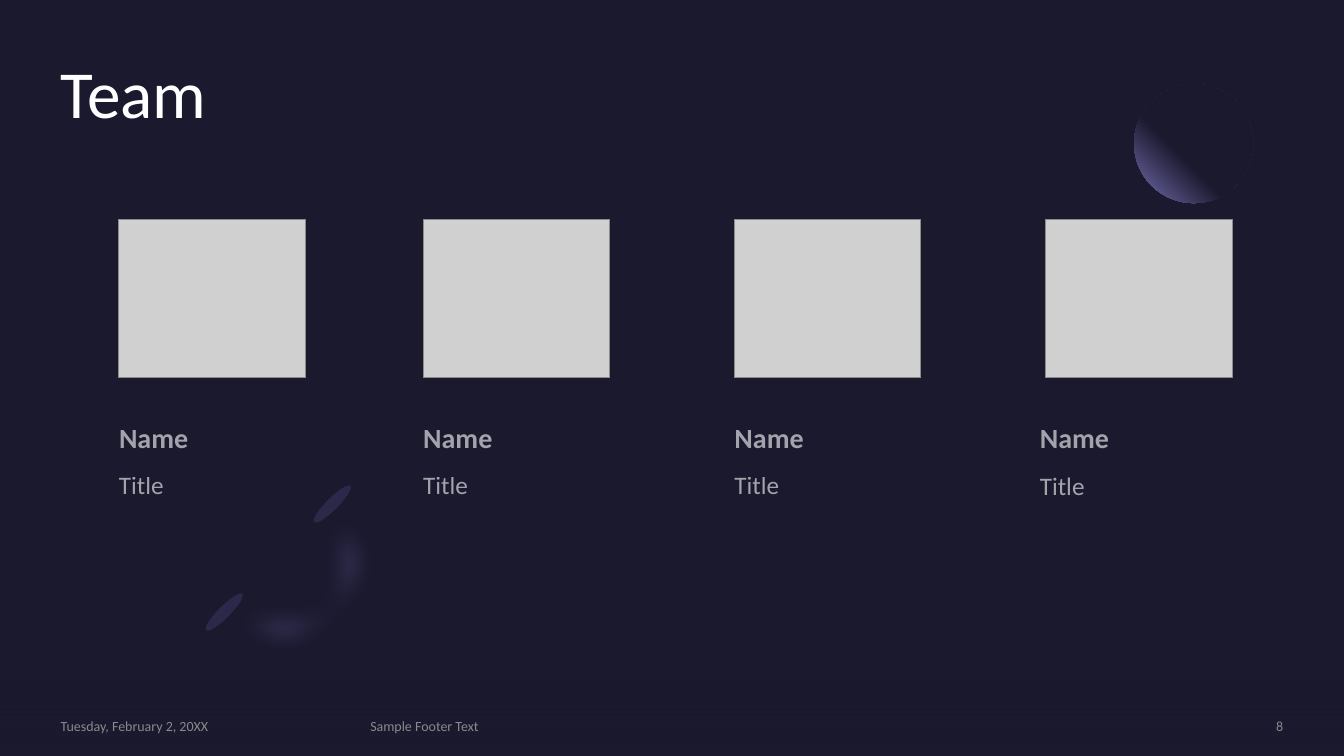
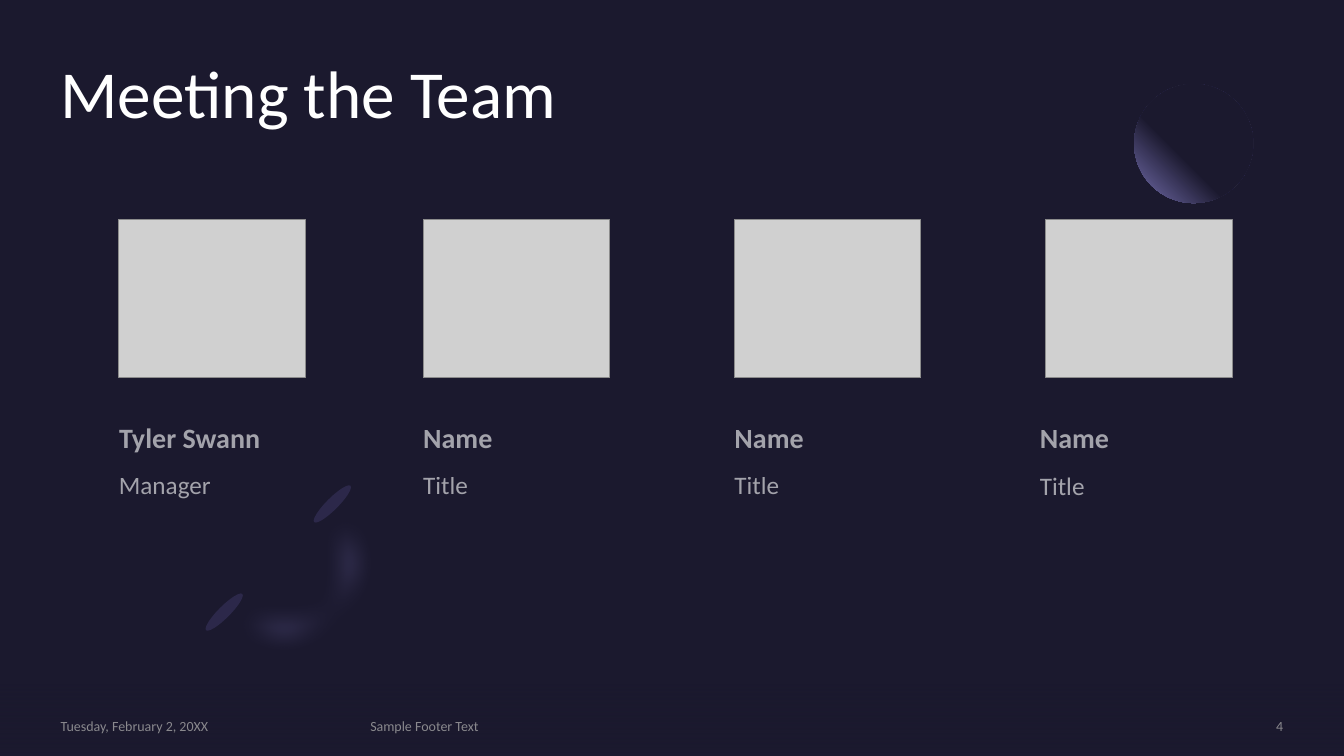
Before and after one commit to MonashDeepNeuron/HPP, a slide deck: slide 4 of content/week0/slides/week0.pptx (slide 8 before the commit). Drawn at 1344x756 pixels with LibreOffice and Linux fonts; fonts in the diff are those of the drawing; grey boxes stand for pictures. Boxes give left, top, right and bottom in pixels: in the first picture for what was removed or moved away, otherwise in the second. Text is boxed around its words. In the diff, an @@ line names an element or a change of style, - is before the commit and + after.

```diff
--- a/content/week0/slides/week0.pptx
+++ b/content/week0/slides/week0.pptx
@@ title at [60, 71, 556, 130]: text changed @@
-Team
+Meeting the Team
@@ text at [119, 428, 261, 453]: text changed @@
-Name
+Tyler Swann
@@ text at [119, 478, 211, 499]: text changed @@
-Title
+Manager
@@ page number at [1276, 722, 1283, 731]: text changed @@
-8
+4
```
Also in this commit, not shown: 3 other slides changed, 9 slides added, 1 slide removed, 2 other files.
